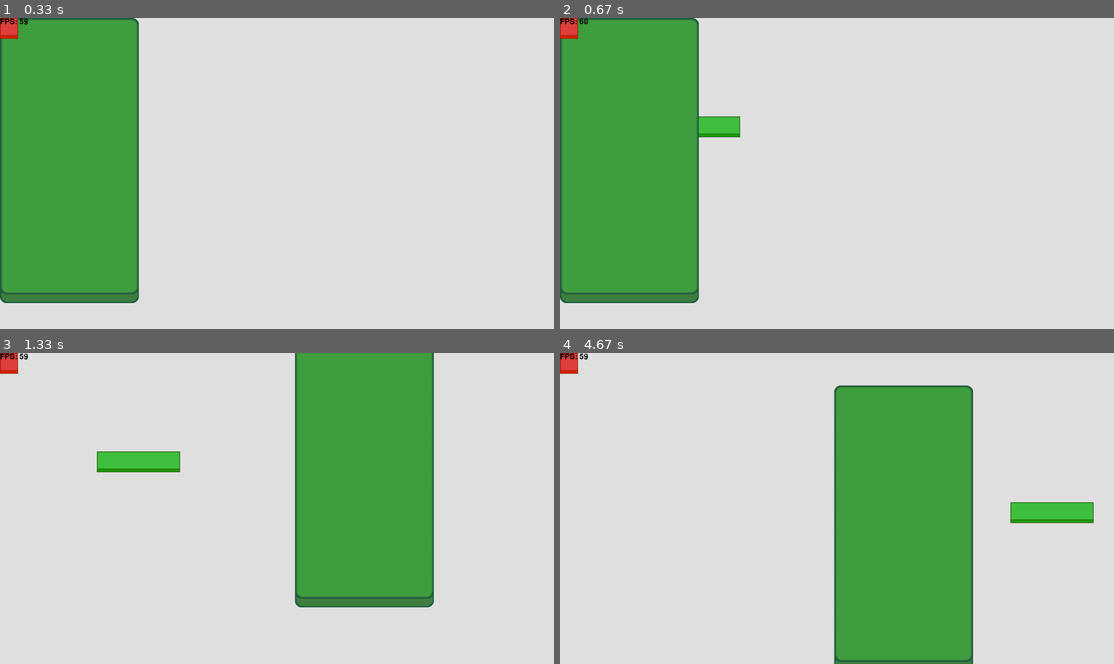
Above: before the commit, frames 1-4 (two rows, left to right).
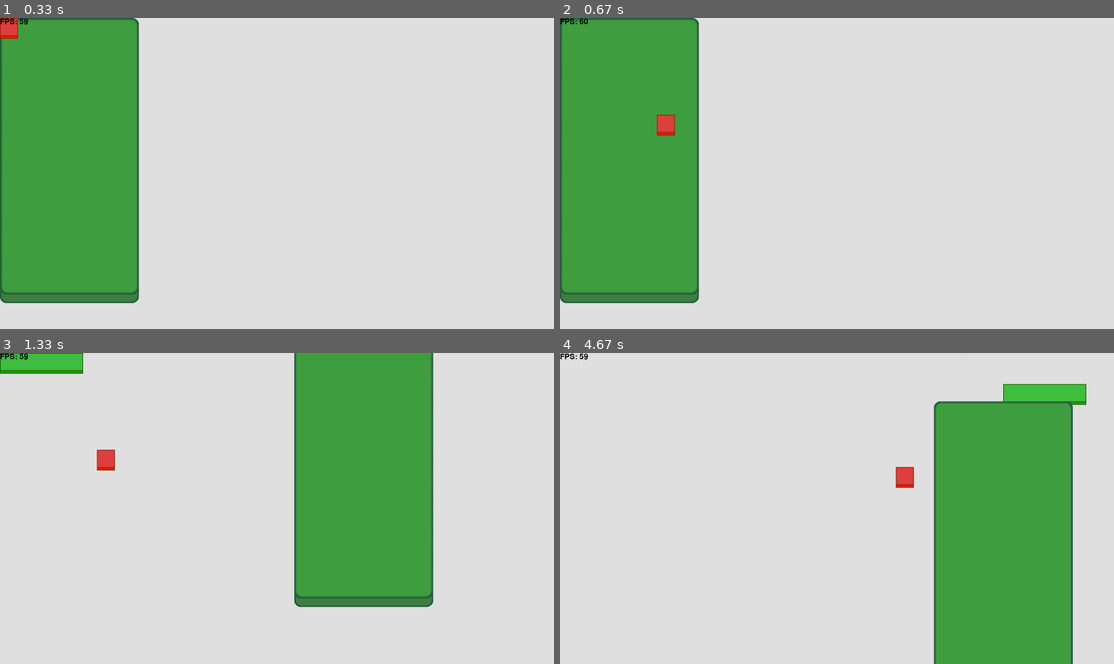
Above: after the commit, the same moments.

Repository: Wingedillidan/I-Learn_Pygame
Game: pygame game, started from PosTool/main.py
Same seed, same stepped clock (60 frames per second), same inputs: the game is played once before the commit and once after it. The source is Python 2; it was converted automatically to run under Python 3.
Inputs (mouse positions are in pixels of both pictures, inside the frame that each line leads up to):
- Up to frame 1 (0.33 s): no input
- Up to frame 2 (0.67 s): press the mouse at (571, 27) at 0.37 s; move the mouse to (615, 77) at 0.47 s; release the mouse at (665, 126) at 0.6 s
- Up to frame 3 (1.33 s): tap Ctrl at 0.67 s; press the mouse at (66, 496) at 1.03 s; move the mouse to (216, 480) at 1.13 s; release the mouse at (365, 464) at 1.27 s
- Up to frame 4 (4.67 s): press the mouse at (665, 458) at 1.37 s; move the mouse to (742, 539) at 1.47 s; release the mouse at (825, 620) at 1.6 s; press the mouse at (820, 620) at 1.7 s; move the mouse to (892, 524) at 1.8 s; release the mouse at (964, 430) at 1.93 s; press the mouse at (598, 362) at 2.03 s; move the mouse to (825, 377) at 2.13 s; release the mouse at (1047, 393) at 2.27 s; press the mouse at (958, 427) at 2.37 s; move the mouse to (925, 412) at 2.47 s; release the mouse at (892, 393) at 2.6 s; press the mouse at (925, 480) at 2.7 s; move the mouse to (814, 520) at 2.8 s; release the mouse at (704, 564) at 2.93 s; press the mouse at (704, 533) at 3.03 s; move the mouse to (770, 524) at 3.13 s; release the mouse at (831, 511) at 3.27 s; press the mouse at (831, 520) at 3.37 s; move the mouse to (731, 486) at 3.47 s; release the mouse at (632, 452) at 3.6 s; press the mouse at (892, 390) at 3.7 s; move the mouse to (953, 446) at 3.8 s; release the mouse at (1014, 502) at 3.93 s; press the mouse at (632, 474) at 4.03 s; move the mouse to (820, 520) at 4.13 s; release the mouse at (1003, 564) at 4.27 s; press the mouse at (1014, 502) at 4.37 s; move the mouse to (958, 489) at 4.47 s; release the mouse at (903, 480) at 4.6 s

Frame 1 is identical in both runs. In frame 2, 0.9% of the frame differs, in the area x 0-33%, y 0-39%; in frame 3, 2.6%; in frame 4, 34%, in the area x 0-97%, y 0-100%.

Commit message:
added movement by x pixels & view-all positions function

Diff:
--- a/PosTool/main.py
+++ b/PosTool/main.py
@@ -3,6 +3,9 @@
 import sys
 from screen import screen
 from pygame.locals import *
+
+# global settings
+grid_size = 10
 
 
 class Entity(pygame.sprite.Sprite):
@@ -23,9 +26,14 @@
     def update(self):
         if self.grabbed:
             pos = pygame.mouse.get_pos()
-            offset = (pos[0]-self.dx, pos[1]-self.dy)
+            gridx = pos[0]-self.dx
+            gridy = pos[1]-self.dy
 
-            self.rect.topleft = offset
+            if grid_size > 1:
+                gridx = gridx - (gridx % grid_size)
+                gridy = gridy - (gridy % grid_size)
+
+            self.rect.topleft = gridx, gridy
 
     def grab(self):
         self.grabbed = True
@@ -97,14 +105,33 @@
         # did a thing get grabbed?
         if e.type == MOUSEBUTTONDOWN and e.button == 1:
             pos = pygame.mouse.get_pos()
+            sprite_count = len(testgroup.sprites())
 
             # check which object got grabbed
             # TO DO: fix grabbing to select the topmost object first
-            for thing in testgroup.sprites():
+            for i in xrange(0, sprite_count):
+                thing = testgroup.sprites()[sprite_count-i-1]
+
                 if thing.rect.collidepoint(pos):
                     thing.grab()
                     testgrouppos.add(EntityPos(thing))
                     break
+
+        # keydown case group
+        elif e.type == KEYDOWN:
+
+            # should I display all positional data?
+            if e.key == K_LCTRL:
+                for thing in testgroup.sprites():
+                    testgrouppos.add(EntityPos(thing))
+
+        # keyup case group
+        elif e.type == KEYUP:
+            if e.key == K_LCTRL:
+                testgrouppos.empty()
+            elif e.key == K_ESCAPE:
+                pygame.quit()
+                sys.exit()
 
         # test case for removing stuff
         # will break if clicked 4 times
@@ -115,12 +142,12 @@
         elif e.type == MOUSEBUTTONUP:
             for thing in testgroup.sprites():
                 thing.ungrab()
+
+            if len(testgrouppos.sprites()) == 1:
                 testgrouppos.empty()
 
-        # quit cases
-        elif e.type == KEYUP and e.key == K_ESCAPE:
-            sys.exit()
         elif e.type == QUIT:
+            pygame.quit()
             sys.exit()
 
     # clear necessary wizzles
--- a/setup.py
+++ b/setup.py
@@ -8,7 +8,7 @@
     'author': 'Collin McLean',
     'url': 'http://github.com/wingedillidan/PosTool',
     'author_email': 'wingedillidan@gmail.com',
-    'version': '0.1.1c4',
+    'version': '0.1.1c5',
     'install_requires': ['nose'],
     'packages': ['PosTool'],
     'scripts': [],
